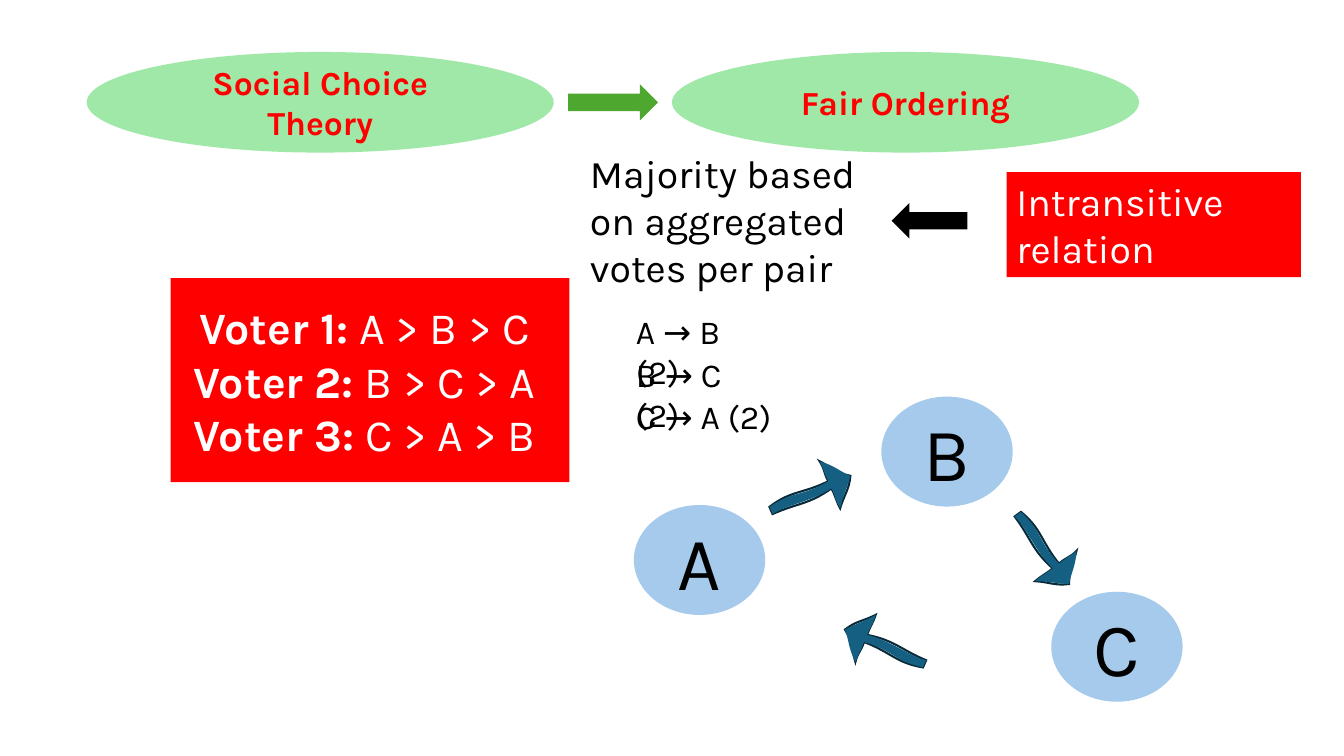
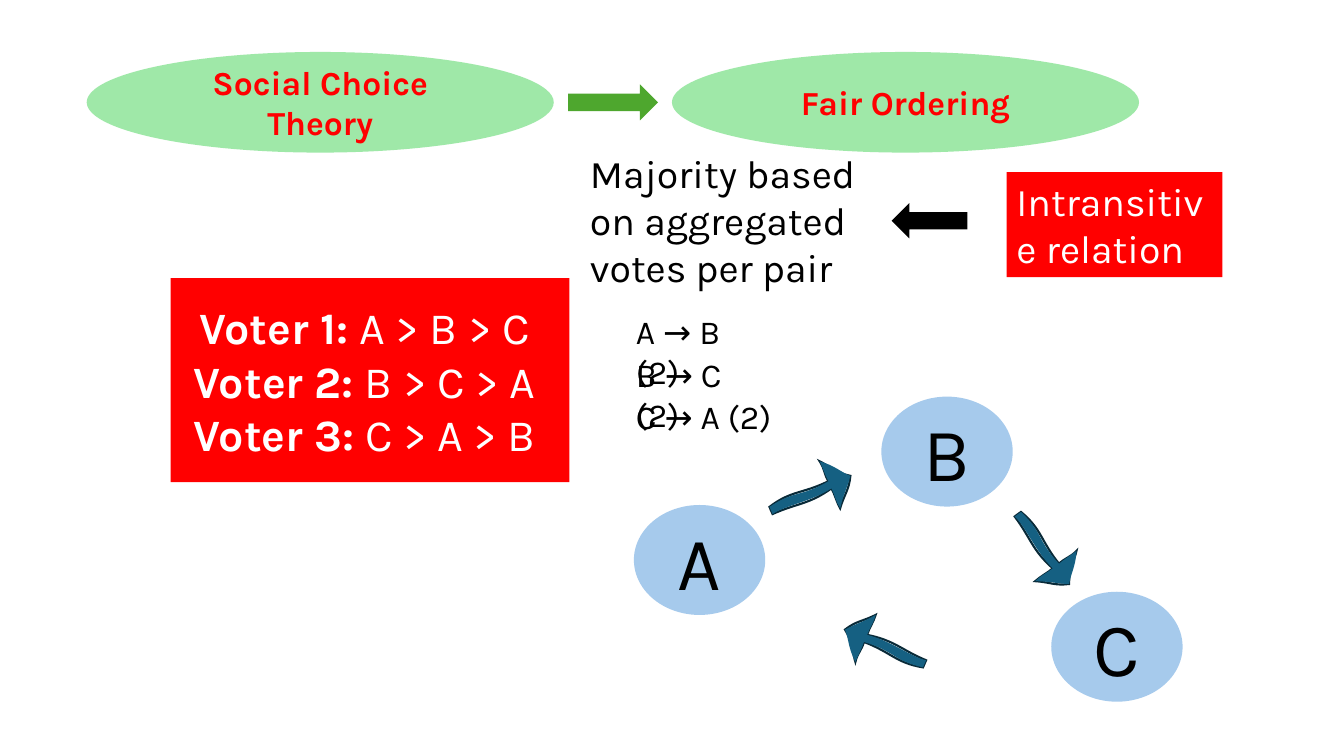
Before and after one commit to HaseebLUMS/Onyx-Presentation, a slide deck: slide 142 of thesis-latency-fairness.pptx. Drawn at 1344x756 pixels with LibreOffice and Linux fonts; fonts in the diff are those of the drawing. Boxes give left, top, right and bottom in pixels: in the first picture for what was removed or moved away, otherwise in the second. Text is boxed around its words. In the diff, an @@ line names an element or a change of style, - is before the commit and + after.

Commit message:
updated presentation

```diff
--- a/thesis-latency-fairness.pptx
+++ b/thesis-latency-fairness.pptx
@@ rectangle "Intransitive relation": place and size @@
-rectangle "Intransitive relation" at bbox=[1007, 172, 1302, 277]
+rectangle "Intransitive relation" at bbox=[1007, 172, 1223, 277]
```
